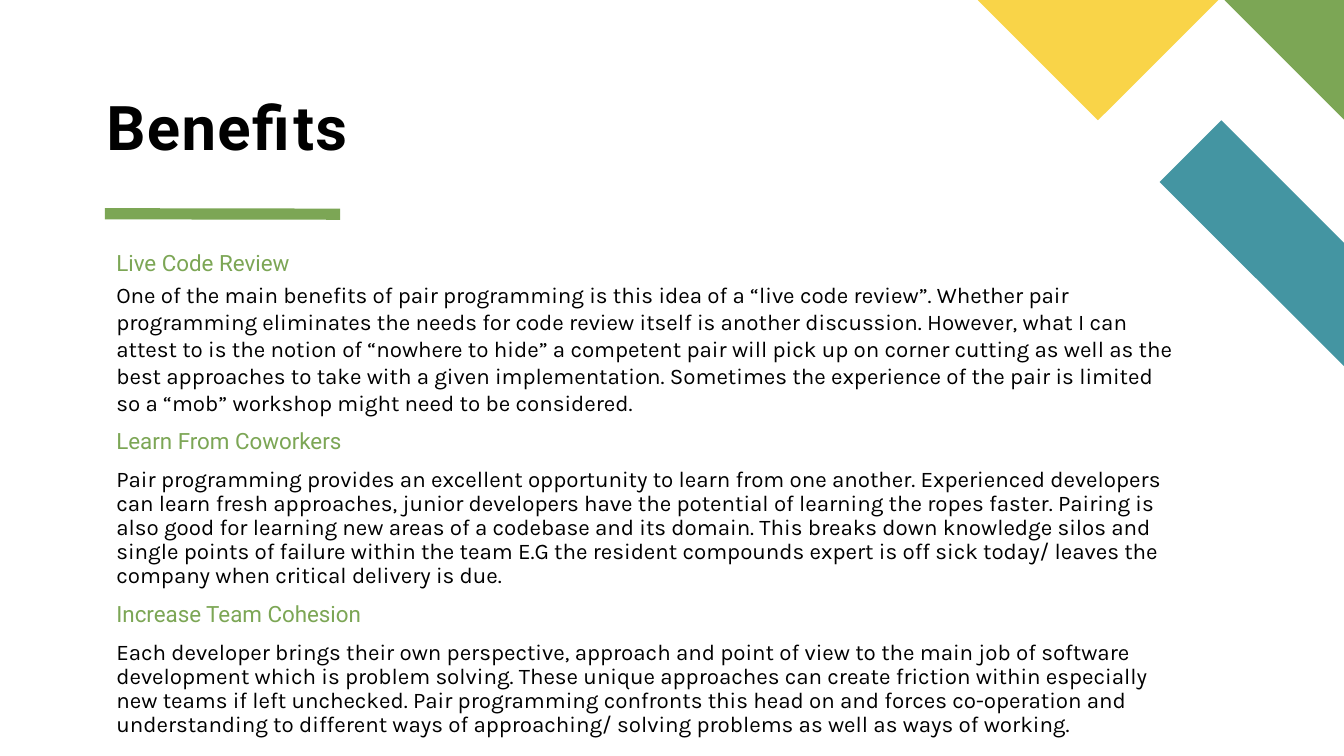
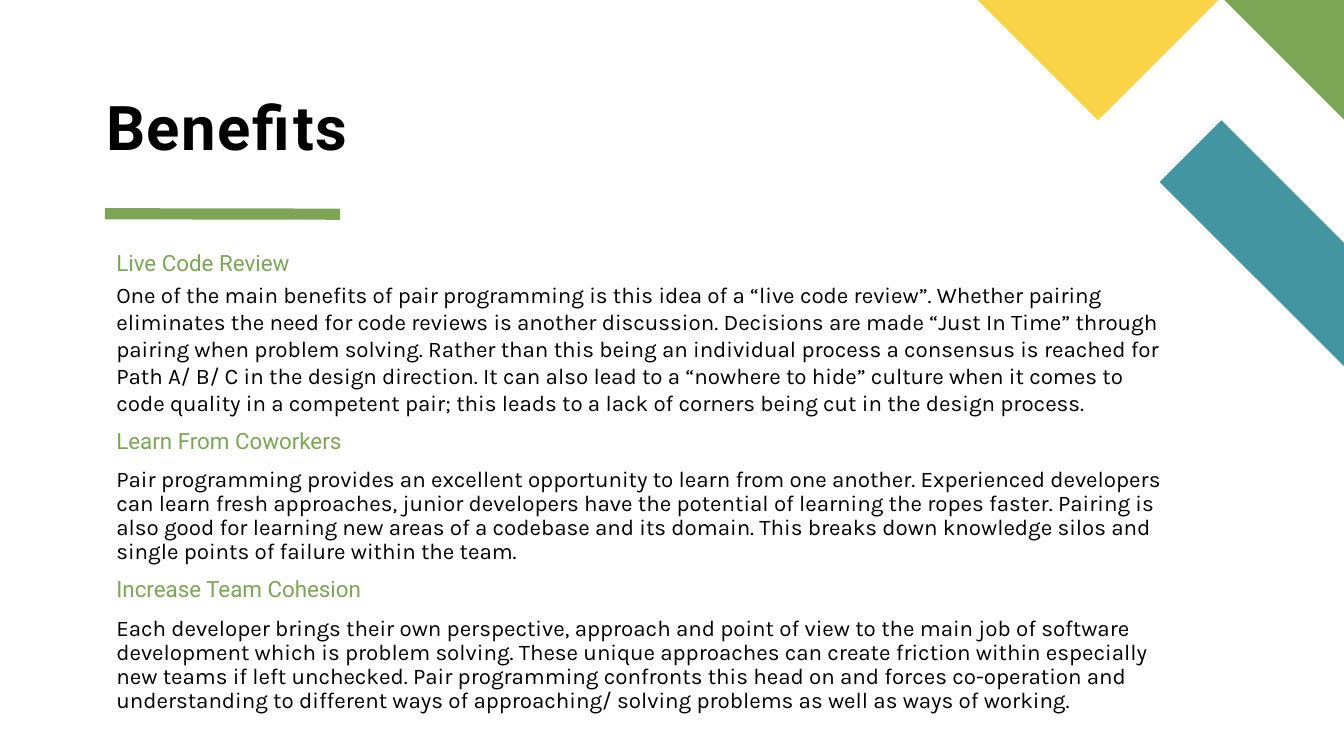
Before and after one commit to Steelstone3/Community-Of-Practice, a slide deck: slide 7 of presentations/Pair Programming.pptx. Drawn at 1344x756 pixels with LibreOffice and Linux fonts; fonts in the diff are those of the drawing. Boxes give left, top, right and bottom in pixels: in the first picture for what was removed or moved away, otherwise in the second. Text is boxed around its words. In the diff, an @@ line names an element or a change of style, - is before the commit and + after.

```diff
--- a/presentations/Pair Programming.pptx
+++ b/presentations/Pair Programming.pptx
@@ text at box(116, 287, 1159, 417): text changed @@
-One of the main benefits of pair programming is this idea of a “live code review”. Whether pair programming eliminates the needs for code review itself is another discussion. However, what I can attest to is the notion of “nowhere to hide” a competent pair will pick up on corner cutting as well as the best approaches to take with a given implementation. Sometimes the experience of the pair is limited so a “mob” workshop might need to be considered.
+One of the main benefits of pair programming is this idea of a “live code review”. Whether pairing eliminates the need for code reviews is another discussion. Decisions are made “Just In Time” through pairing when problem solving. Rather than this being an individual process a consensus is reached for Path A/ B/ C in the design direction. It can also lead to a “nowhere to hide” culture when it comes to code quality in a competent pair; this leads to a lack of corners being cut in the design process.
@@ text at box(116, 471, 1160, 565): text changed @@
-Pair programming provides an excellent opportunity to learn from one another. Experienced developers can learn fresh approaches, junior developers have the potential of learning the ropes faster. Pairing is also good for learning new areas of a codebase and its domain. This breaks down knowledge silos and single points of failure within the team E.G the resident compounds expert is off sick today/ leaves the company when critical delivery is due.
+Pair programming provides an excellent opportunity to learn from one another. Experienced developers can learn fresh approaches, junior developers have the potential of learning the ropes faster. Pairing is also good for learning new areas of a codebase and its domain. This breaks down knowledge silos and single points of failure within the team.
```
